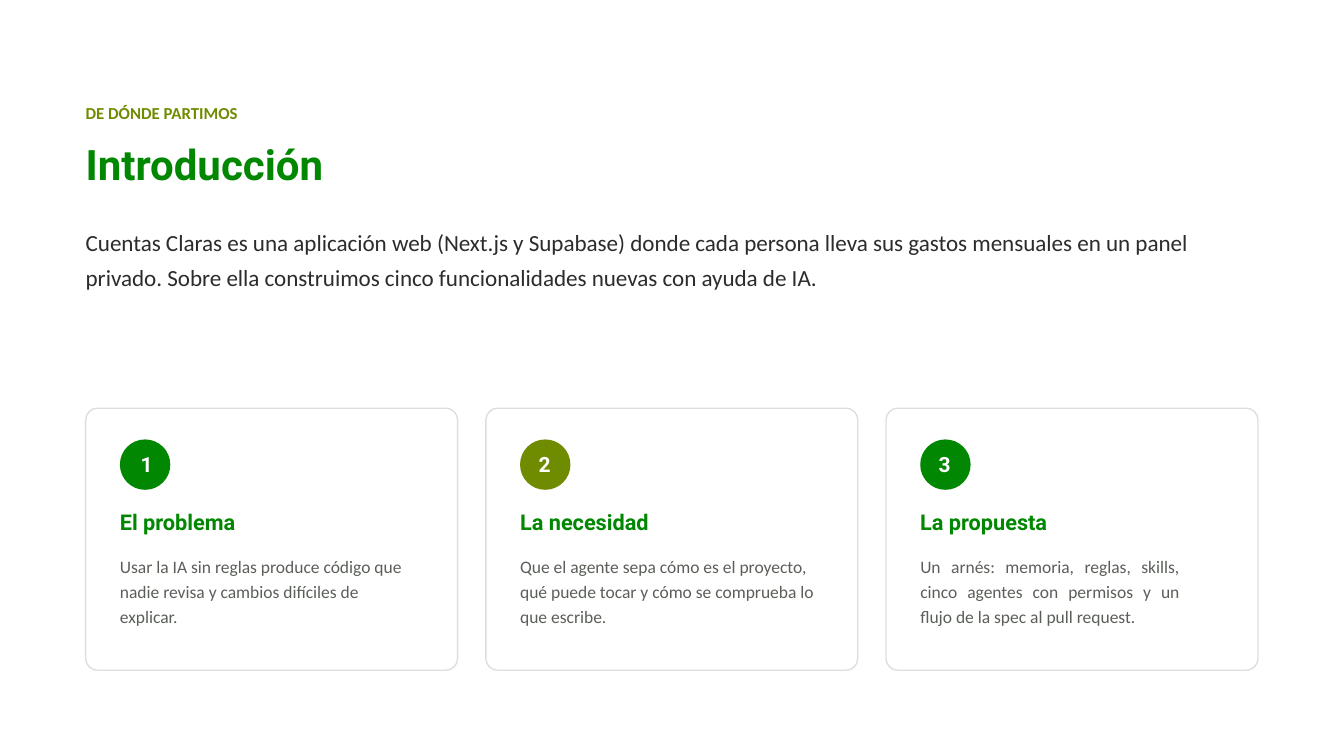
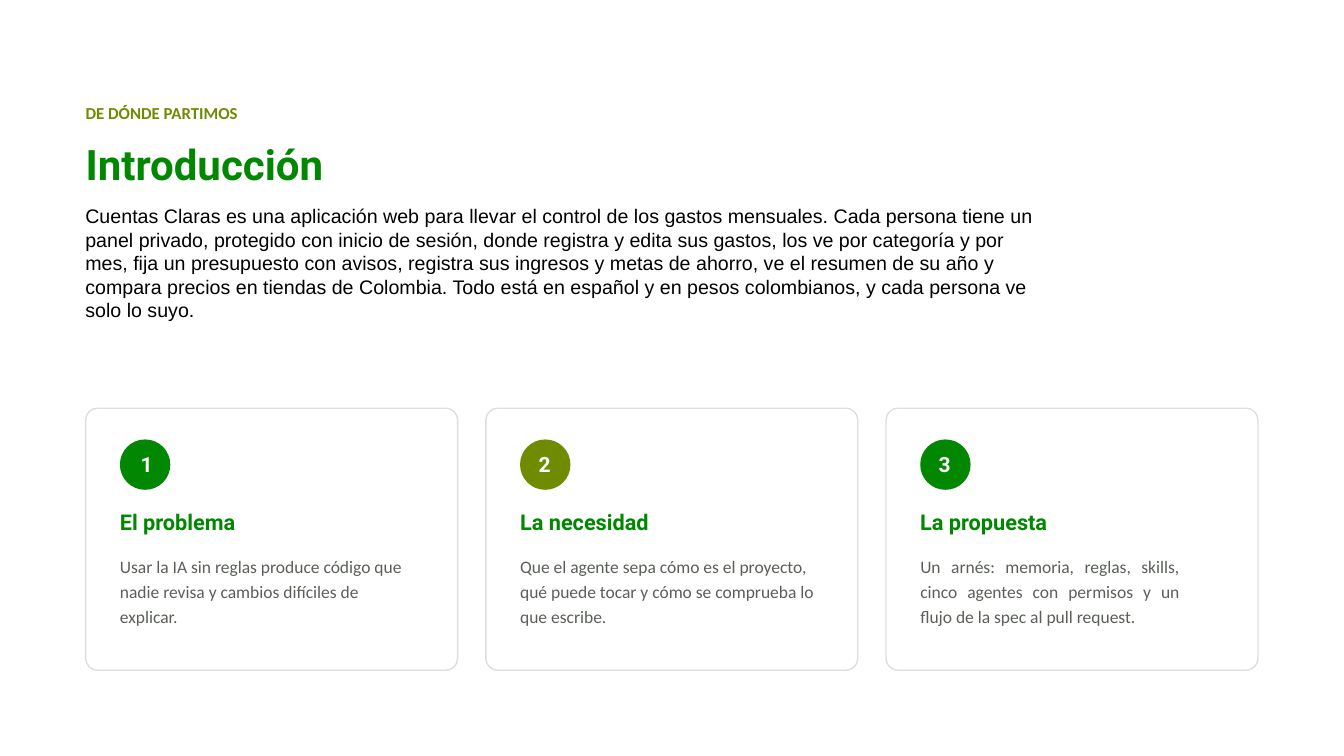
Before and after one commit to juandadevp/cuentasclaras, a slide deck: slide 2 of docs/Exposicion_Cuentas_Claras.pptx (slide 3 before the commit). Drawn at 1344x756 pixels with LibreOffice and Linux fonts; fonts in the diff are those of the drawing; background and template pictures are left out. Boxes give left, top, right and bottom in pixels: in the first picture for what was removed or moved away, otherwise in the second. Text is boxed around its words. In the diff, an @@ line names an element or a change of style, - is before the commit and + after.

```diff
--- a/docs/Exposicion_Cuentas_Claras.pptx
+++ b/docs/Exposicion_Cuentas_Claras.pptx
@@ text added at [85,208,1032,321], 14 pt, text #000000 @@
+Cuentas Claras es una aplicación web para llevar el control de los gastos mensuales. Cada persona tiene un panel privado, protegido con inicio de sesión, donde registra y edita sus gastos, los ve por categoría y por mes, fija un presupuesto con avisos, registra sus ingresos y metas de ahorro, ve el resumen de su año y compara precios en tiendas de Colombia. Todo está en español y en pesos colombianos, y cada persona ve solo lo suyo.
@@ text removed at [86,234,1187,290] @@
-Cuentas Claras es una aplicación web (Next.js y Supabase) donde cada persona lleva sus gastos mensuales en un panel privado. Sobre ella construimos cinco funcionalidades nuevas con ayuda de IA.
```
Also in this commit, not shown: 8 other slides changed, 6 slides added, 2 slides removed.
